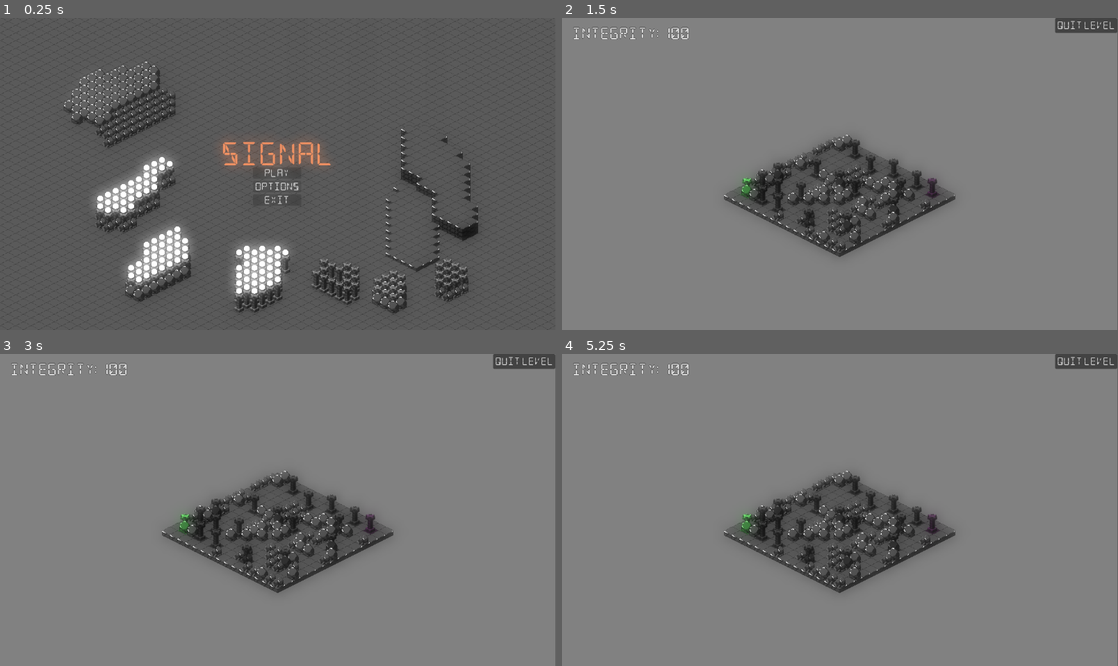
Above: before the commit, frames 1-4 (two rows, left to right).
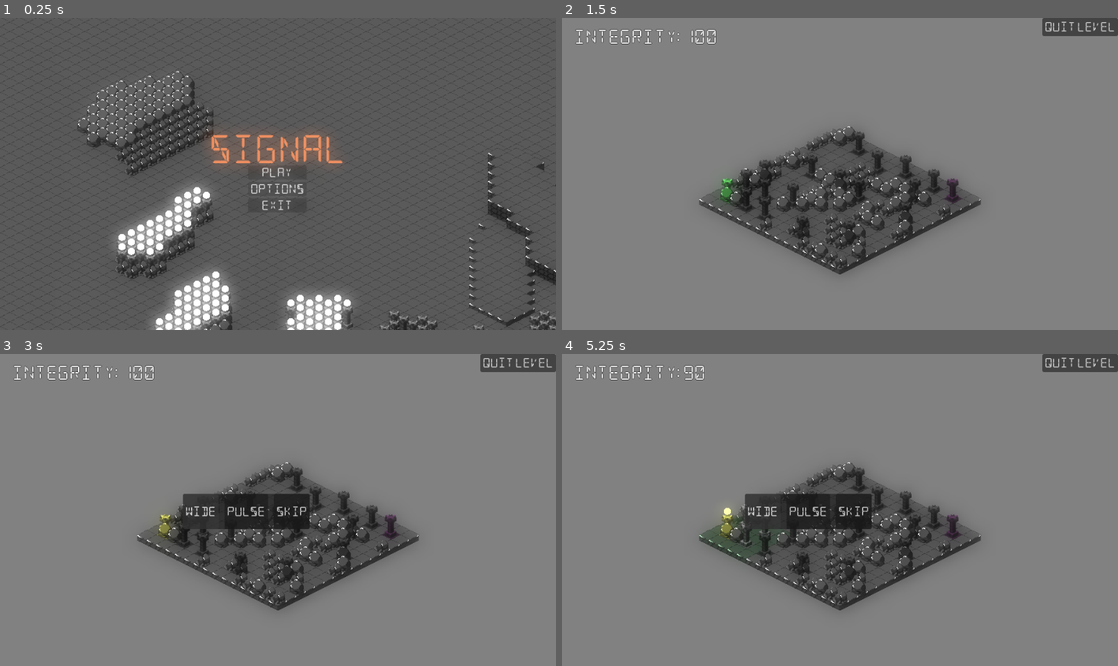
Above: after the commit, the same moments.

Repository: Ty1rl/Signal
Game: Godot game, scene res://menus/main_menu.tscn
Same seed, same stepped clock (60 frames per second), same inputs: the game is played once before the commit and once after it.
Inputs (mouse positions are in pixels of both pictures, inside the frame that each line leads up to):
- Up to frame 1 (0.25 s): no input
- Up to frame 2 (1.5 s): click "Play" at 0.5 s; click "Level 1" at 1.25 s
- Up to frame 3 (3 s): tap Enter at 2 s; move the mouse to (400, 494) at 2.02 s; click (400, 494) at 2.17 s; tap Space at 2.75 s; drag from (166, 525) to (278, 466) at 2.77 s
- Up to frame 4 (5.25 s): click (851, 510) at 3.5 s, where only the run after the commit has a clickable "Skip"; click (851, 510) at 4.25 s, where only the run after the commit has a clickable "Skip"; click (762, 510) at 5 s, where only the run after the commit has a clickable "Wide"
In our replay, the window is 799x449 before the commit and 800x449 after it. These sizes can differ from the game's own. Grey fills any space a smaller window leaves; there, only what the larger window draws over its background counts as a difference.

The runs differ from the first frame. In frame 1, 17% of the frame differs, in the area x 5-100%, y 0-100%; in frame 2, 8.7%; in frame 3, 9.5%; in frame 4, 9.5%.

Commit message:
Adjust resolution and stretching

Diff:
--- a/project.godot
+++ b/project.godot
@@ -19,6 +19,13 @@
 
 AudioManager="*uid://slre6rxnpuuq"
 
+[display]
+
+window/size/viewport_width=948
+window/size/viewport_height=533
+window/stretch/mode="viewport"
+window/stretch/aspect="expand"
+
 [physics]
 
 3d/physics_engine="Jolt Physics"
